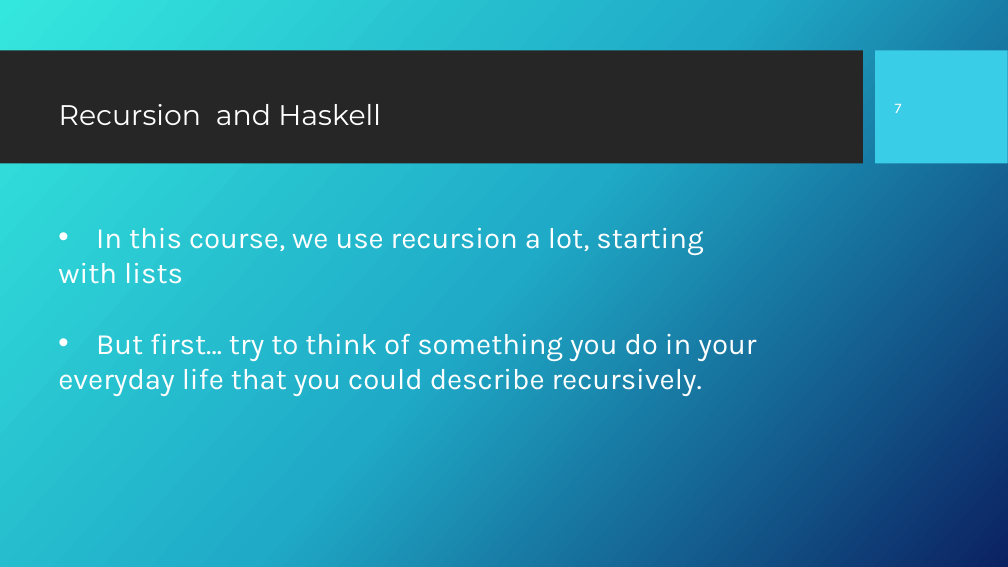
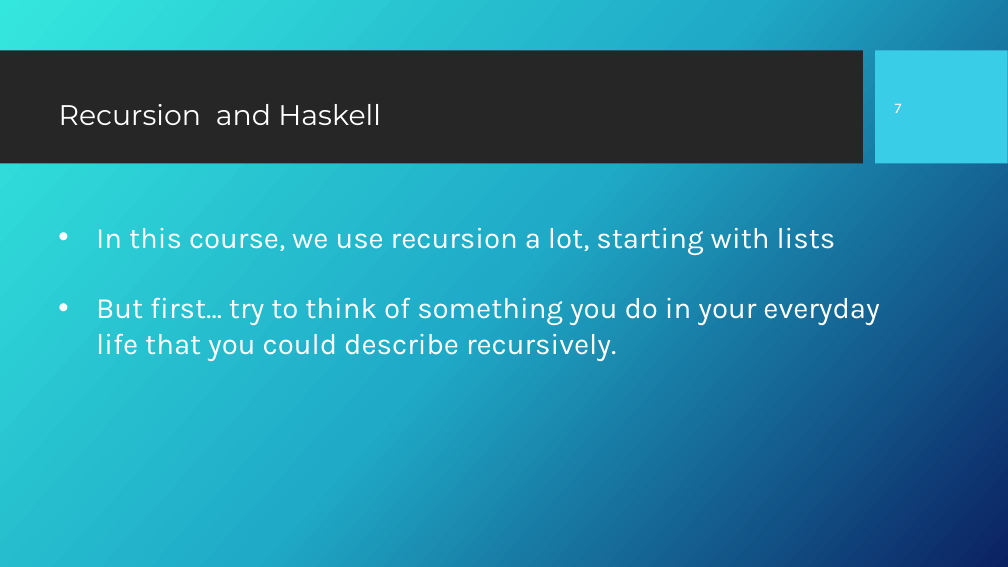
Before and after one commit to Fun-Prog-26/fun-prog-26, a slide deck: slide 8 of topic07-recursive-functions/unit-07a-lectures/talk-1/a-recursion.pptx. Drawn at 1008x567 pixels with LibreOffice and Linux fonts; fonts in the diff are those of the drawing; background and template pictures are left out. Boxes give left, top, right and bottom in pixels: in the first picture for what was removed or moved away, otherwise in the second. Text is boxed around its words. In the diff, an @@ line names an element or a change of style, - is before the commit and + after.

Commit message:
update topic 7 - recursion

```diff
--- a/topic07-recursive-functions/unit-07a-lectures/talk-1/a-recursion.pptx
+++ b/topic07-recursive-functions/unit-07a-lectures/talk-1/a-recursion.pptx
@@ text at bbox=[96, 228, 879, 361]: text changed @@
-• In this course, we use recursion a lot, starting
-with lists
-• But first… try to think of something you do in your
-everyday life that you could describe recursively.
+• In this course, we use recursion a lot, starting with lists
+• But first… try to think of something you do in your everyday life that you could describe recursively.
```
Also in this commit, not shown: 4 other slides changed, 21 other files.
